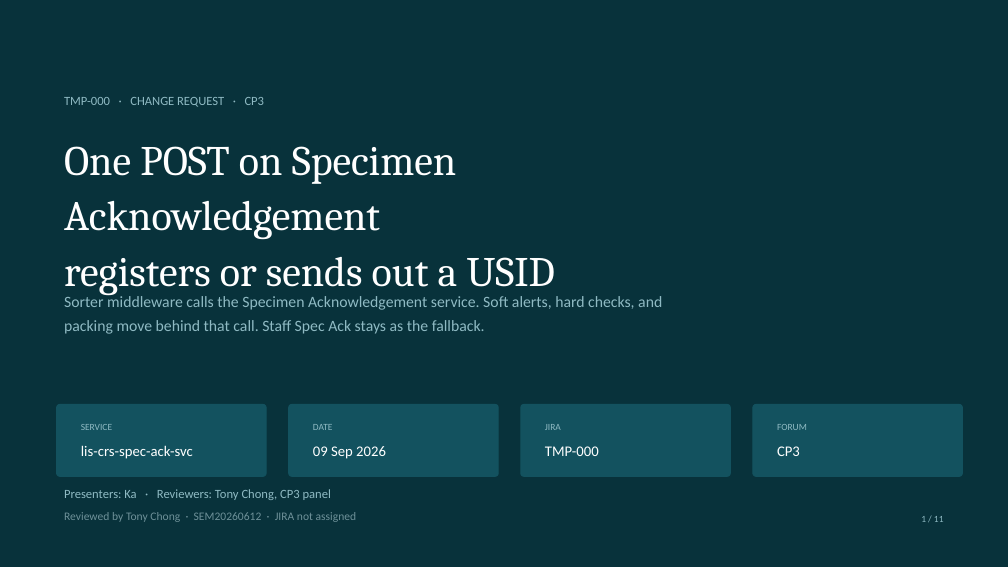
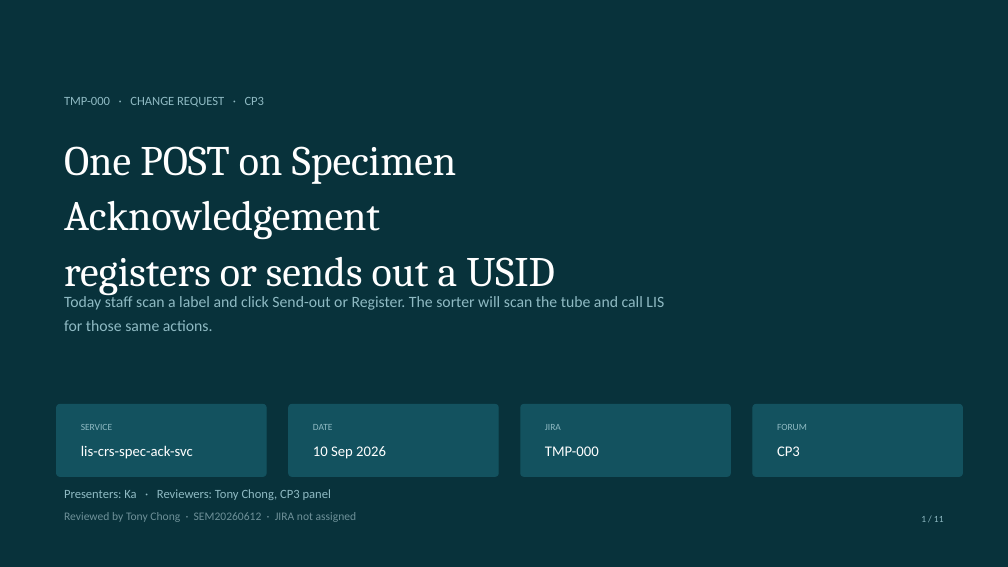
Before and after one commit to DragonChong/HA-Notes, a slide deck: slide 1 of SDLC/Projects/TMP-specimen-sorter-api — Specimen Sorter API/assets/Specimen Sorter API.pptx. Drawn at 1008x567 pixels with LibreOffice and Linux fonts; fonts in the diff are those of the drawing. Boxes give left, top, right and bottom in pixels: in the first picture for what was removed or moved away, otherwise in the second. Text is boxed around its words. In the diff, an @@ line names an element or a change of style, - is before the commit and + after.

```diff
--- a/SDLC/Projects/TMP-specimen-sorter-api — Specimen Sorter API/assets/Specimen Sorter API.pptx
+++ b/SDLC/Projects/TMP-specimen-sorter-api — Specimen Sorter API/assets/Specimen Sorter API.pptx
@@ text at [64,294,664,331]: text changed @@
-Sorter middleware calls the Specimen Acknowledgement service. Soft alerts, hard checks, and packing move behind that call. Staff Spec Ack stays as the fallback.
+Today staff scan a label and click Send-out or Register. The sorter will scan the tube and call LIS for those same actions.
@@ text at [313,446,386,459]: text changed @@
-09 Sep 2026
+10 Sep 2026
```
Also in this commit, not shown: 4 other slides changed, 4 slides added, 4 slides removed, 4 other files.
